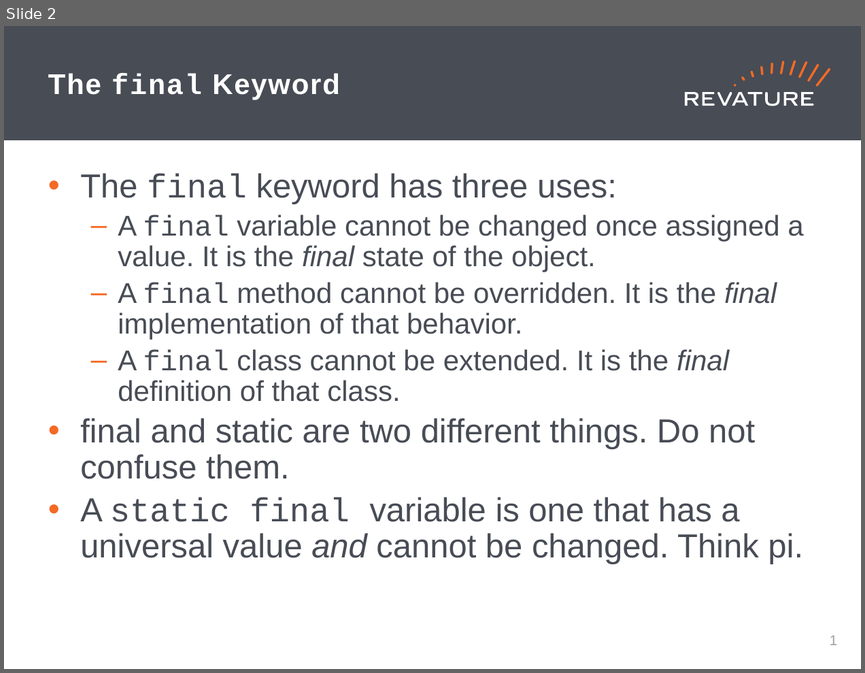
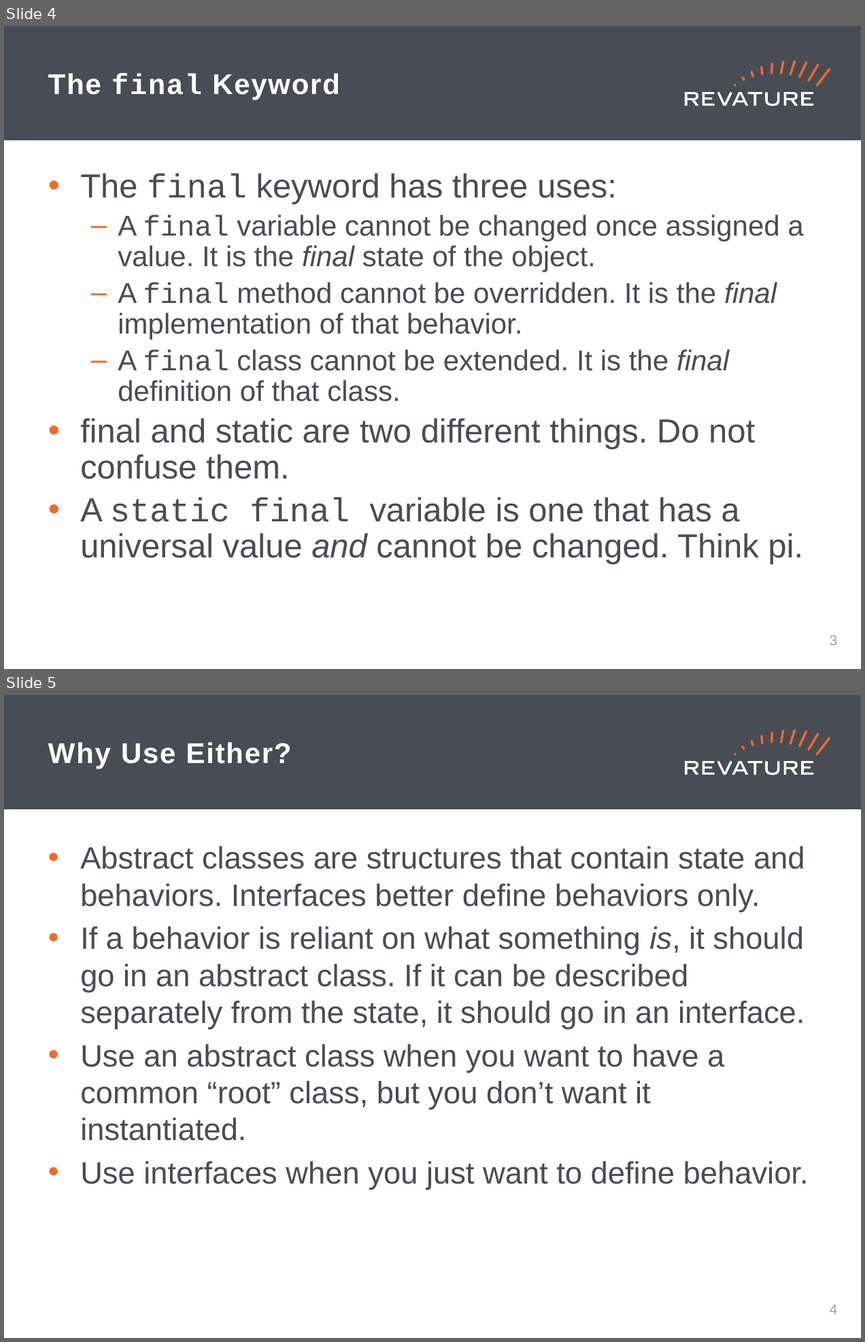
Before and after one commit to jhigherevature/8302021_RAP, a slide deck: powerpoints/Day_14.pptx. Shown one above the other, each under a label of ours: slide 2 before the commit, slides 4 and 5 after it. The pictures are 865x673 and 865x1342 pixels, drawn with LibreOffice and Linux fonts; fonts in the diff are those of the drawing. Boxes give left, top, right and bottom in pixels: in the first picture for what was removed or moved away, otherwise in the second. Text is boxed around its words. In the diff, an @@ line names an element or a change of style, - is before the commit and + after.

```diff
--- a/powerpoints/Day_14.pptx
+++ b/powerpoints/Day_14.pptx
@@ slide 5 added at (x1=4, y1=695, x2=861, y2=1338), background #FFFFFF; not listed: 19 template elements that a slide beside it also shows @@
@@ title added at (x1=48, y1=742, x2=292, y2=768), 24 pt, text #FFFFFF, bold @@
+Why Use Either?
@@ text added at (x1=80, y1=846, x2=808, y2=1189), 25.9 pt, text #474C55 @@
+• Abstract classes are structures that contain state and behaviors. Interfaces better define behaviors only.
+• If a behavior is reliant on what something is, it should go in an abstract class. If it can be described separately from the state, it should go in an interface.
+• Use an abstract class when you want to have a common “root” class, but you don’t want it instantiated.
+• Use interfaces when you just want to define behavior.
@@ page number added at (x1=830, y1=1304, x2=838, y2=1314), 12 pt, text #A0A1A0 @@
+4
@@ what was slide 2 is now slide 4 @@
@@ page number at (x1=830, y1=635, x2=838, y2=645): text changed @@
-1
+3
```
Also in this commit, not shown: 8 other slides added, 4 other files.
